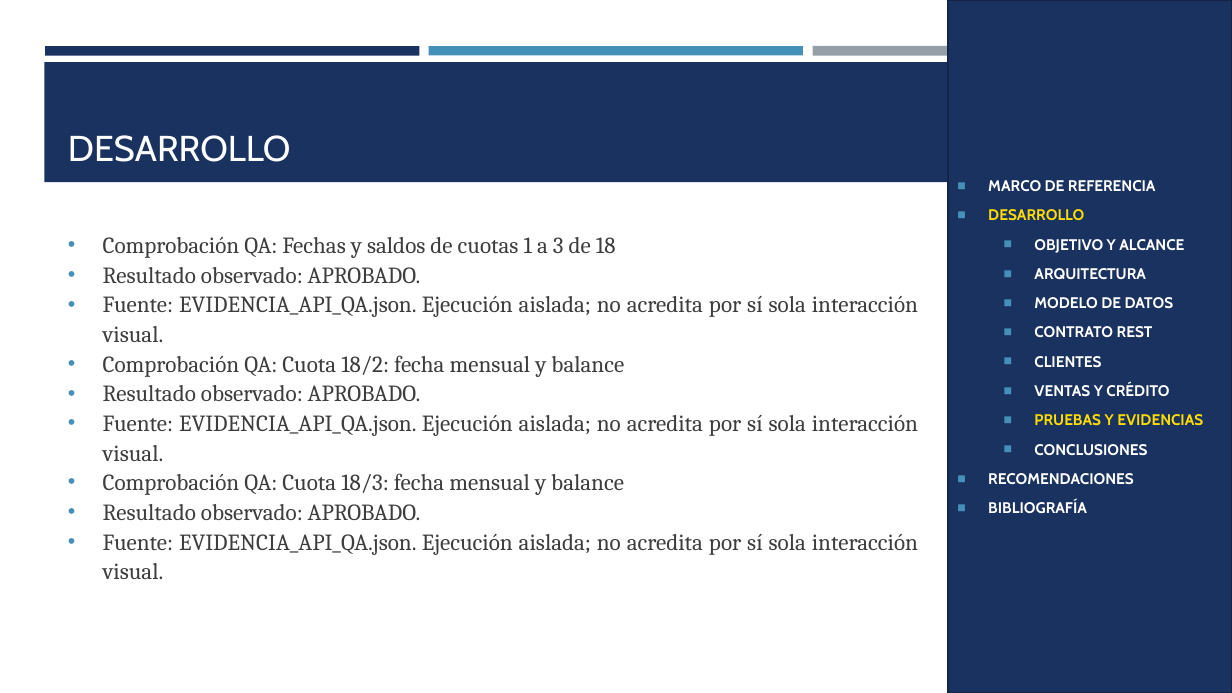
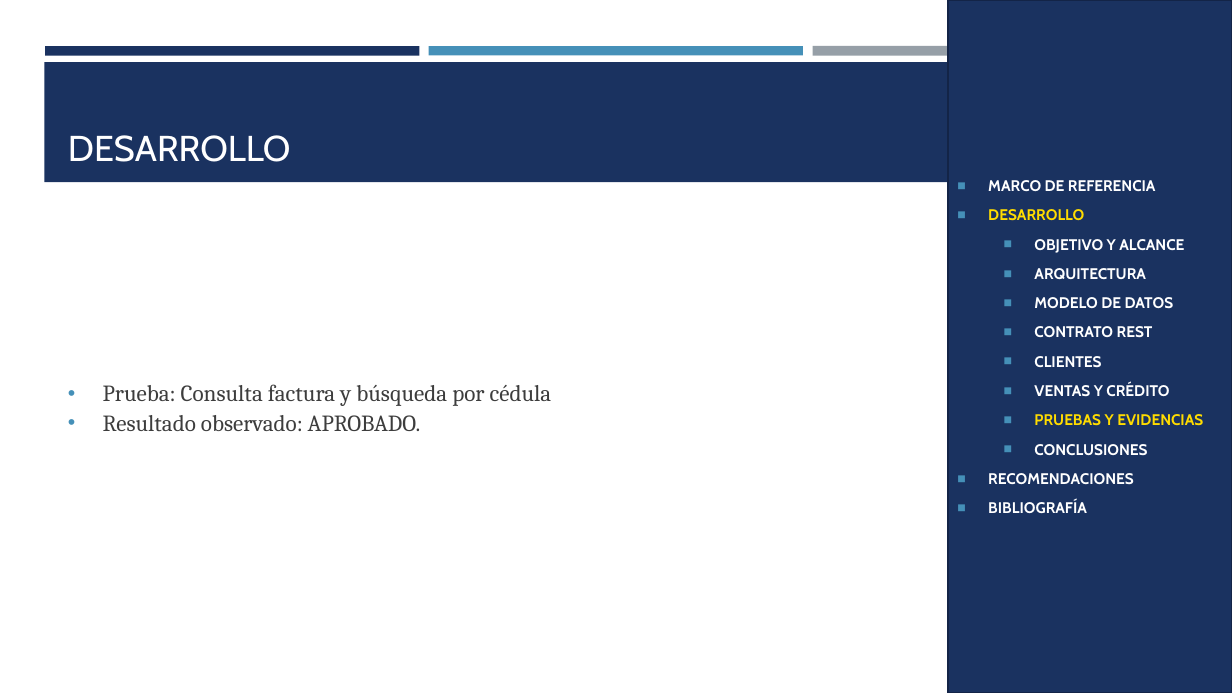
Before and after one commit to gamurigm/examen-arq-1, a slide deck: slide 46 of 05. DOCUMENTACION/02. PRESENTACION/PRESENTACION_CELULAR_BDDLOCAL_RESTFUL_DOTNET_GR09.pptx. Drawn at 1232x693 pixels with LibreOffice and Linux fonts; fonts in the diff are those of the drawing. Boxes give left, top, right and bottom in pixels: in the first picture for what was removed or moved away, otherwise in the second. Text is boxed around its words. In the diff, an @@ line names an element or a change of style, - is before the commit and + after.

```diff
--- a/05. DOCUMENTACION/02. PRESENTACION/PRESENTACION_CELULAR_BDDLOCAL_RESTFUL_DOTNET_GR09.pptx
+++ b/05. DOCUMENTACION/02. PRESENTACION/PRESENTACION_CELULAR_BDDLOCAL_RESTFUL_DOTNET_GR09.pptx
@@ text at (x1=103, y1=296, x2=918, y2=579): paragraphs removed @@
-• Fuente: EVIDENCIA_API_QA.json. Ejecución aislada; no acredita por sí sola interacción visual.
-• Comprobación QA: Cuota 18/2: fecha mensual y balance
-• Resultado observado: APROBADO.
-• Fuente: EVIDENCIA_API_QA.json. Ejecución aislada; no acredita por sí sola interacción visual.
-• Comprobación QA: Cuota 18/3: fecha mensual y balance
-• Resultado observado: APROBADO.
-• Fuente: EVIDENCIA_API_QA.json. Ejecución aislada; no acredita por sí sola interacción visual.
@@ text at (x1=103, y1=384, x2=552, y2=406): text changed @@
-• Comprobación QA: Fechas y saldos de cuotas 1 a 3 de 18
+• Prueba: Consulta factura y búsqueda por cédula
```
Also in this commit, not shown: 39 other slides changed, 9 slides removed, 7 other files.
